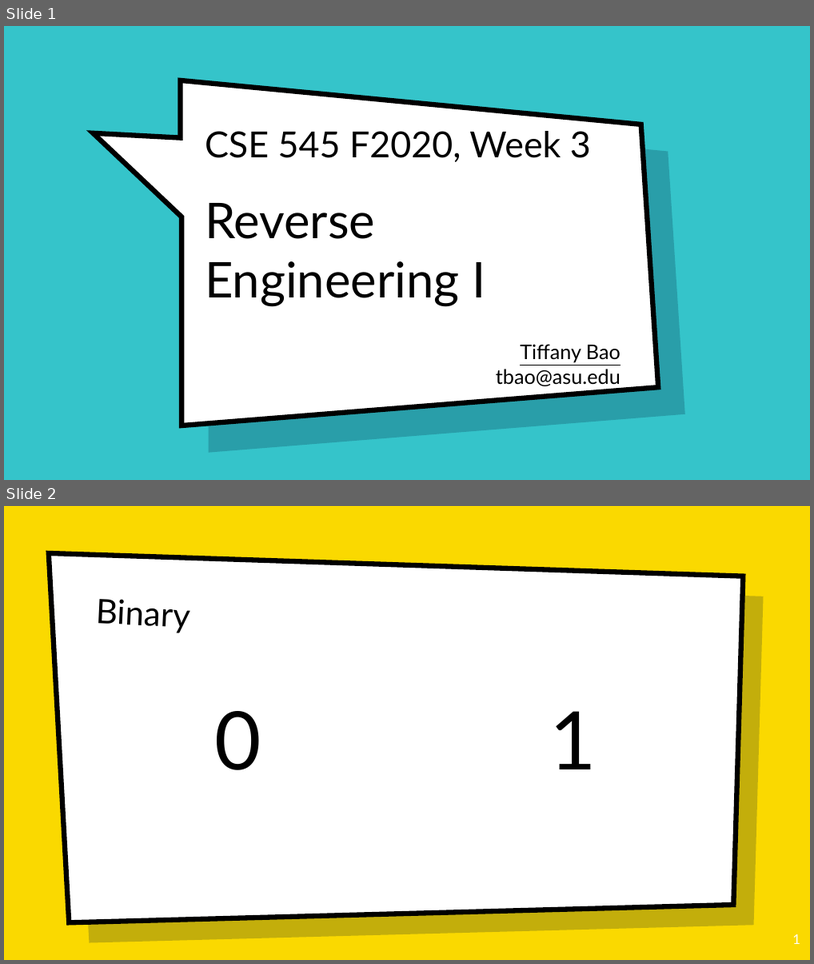
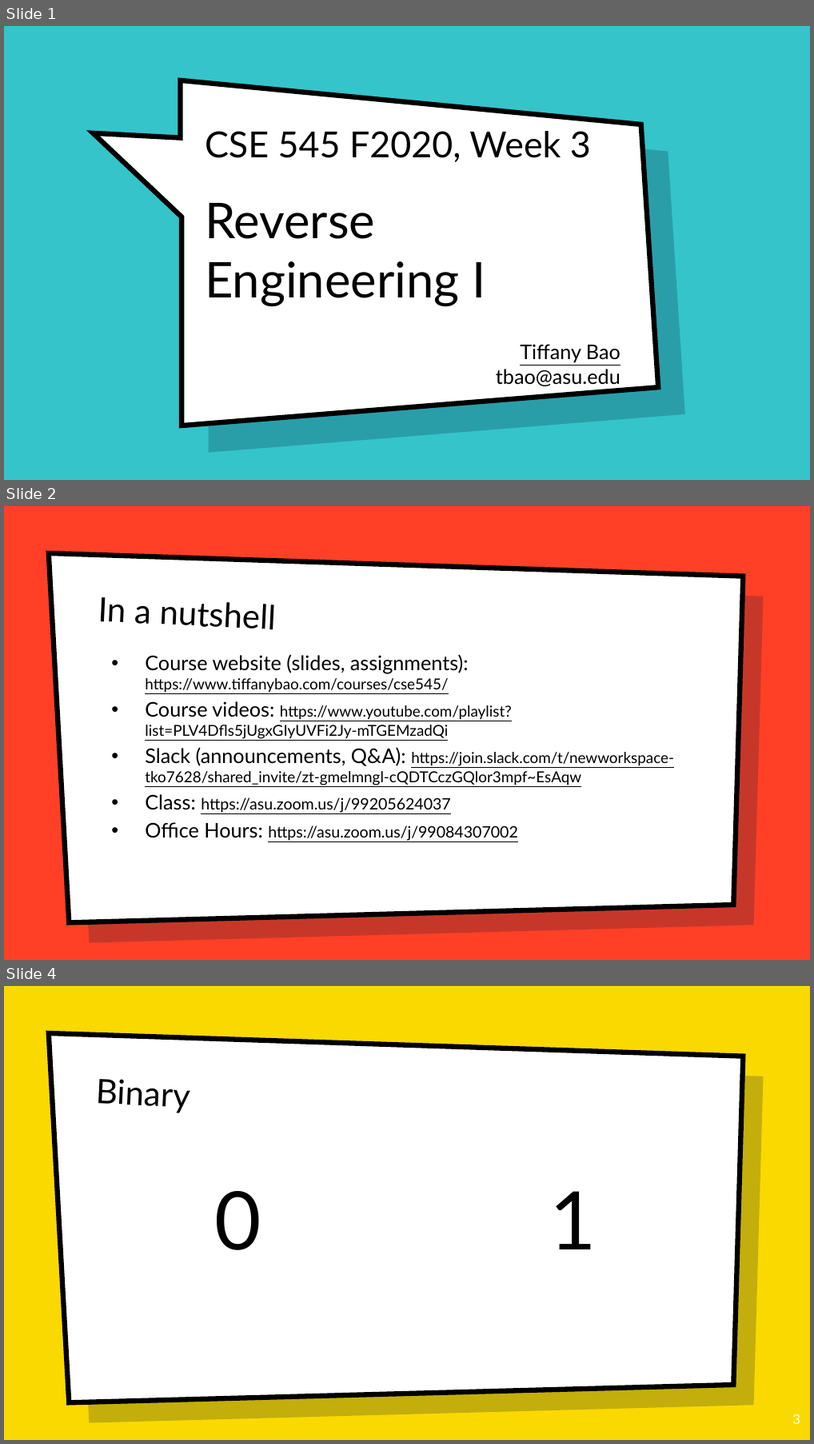
Before and after one commit to tiffanyb/tiffanyb.github.io, a slide deck: courses/cse545/slides/03-reverse-engineering-1.pptx. Shown one above the other, each under a label of ours: slides 1 and 2 before the commit, slides 1, 2 and 4 after it; the slides between them are not shown. The pictures are 814x964 and 814x1444 pixels, drawn with LibreOffice and Linux fonts; fonts in the diff are those of the drawing; background and template pictures are left out. Boxes give left, top, right and bottom in pixels: in the first picture for what was removed or moved away, otherwise in the second. Text is boxed around its words. In the diff, an @@ line names an element or a change of style, - is before the commit and + after.

```diff
--- a/courses/cse545/slides/03-reverse-engineering-1.pptx
+++ b/courses/cse545/slides/03-reverse-engineering-1.pptx
@@ slide 2 added at <box>4,506,810,960</box>, background picture (left out); not listed: 2 template elements that a slide beside it also shows @@
@@ text added at <box>98,597,275,630</box>, 40 pt, text #000000 @@
+In a nutshell
@@ text added at <box>145,654,674,840</box>, 18 pt, text #000000, underline @@
+• Course website (slides, assignments): https://www.tiffanybao.com/courses/cse545/
+• Course videos: https://www.youtube.com/playlist?list=PLV4Dfls5jUgxGIyUVFi2Jy-mTGEMzadQi
+• Slack (announcements, Q&A): https://join.slack.com/t/newworkspace-tko7628/shared_invite/zt-gmelmngl-cQDTCczGQlor3mpf~EsAqw
+• Class: https://asu.zoom.us/j/99205624037
+• Office Hours: https://asu.zoom.us/j/99084307002
@@ what was slide 2 is now slide 4 @@
@@ page number at <box>793,1414,801,1424</box>: text changed @@
-1
+3
```
Also in this commit, not shown: 3 other slides added, 3 other files.
